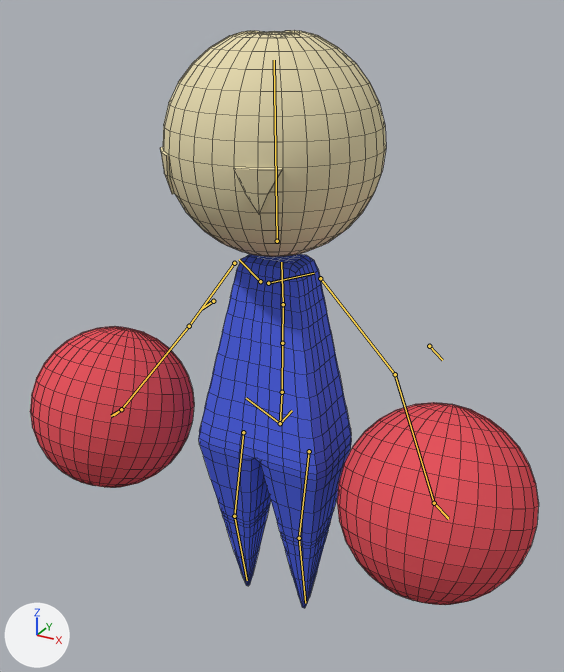
The Blender file WallKick_UnityProject/Assets/Graph - 3D Models/PlayerCharacter/PlayerCharacter.blend: old version first, new version second.
Both versions are drawn from a 50 mm lens placed at (3.51, -6.24, 6.48), pointed at (0.12, -0.08, 3.39). The lights are fixed; the arrows at lower left show +X, +Y and +Z. The bones that bend it are drawn over the model as lines. Mesh edges are drawn as thin lines.

Names of what the first picture shows: 'Body', 'Head', 'LeftPunch', 'RightPunch'.
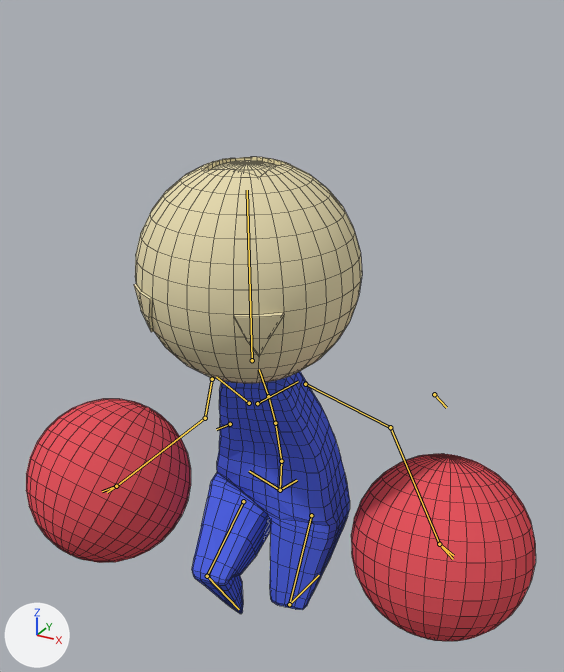
The newer file adds an action. The first version stands in its rest pose; the second is drawn at frame 5 of the action 'Air_DoubleJump'.

Changed parts and their boxes [x1, y1, x2, y2] in the pictures (564 x 672 px):
'Head', posed
    before: [160, 31, 386, 256]
    after: [134, 157, 362, 383]
'Body', posed (31% shorter)
    before: [199, 254, 351, 608]
    after: [192, 371, 350, 614]
'LeftPunch', posed (8% narrower, 7% shorter)
    before: [337, 403, 539, 605]
    after: [351, 454, 536, 641]
'RightPunch', posed
    before: [30, 326, 194, 488]
    after: [26, 399, 191, 563]
bone 'spine', root to tip
    before: (280, 423) to (282, 392)
    after: (280, 490) to (281, 461)
bone 'spine.001', root to tip
    before: (282, 392) to (282, 343)
    after: (281, 461) to (275, 423)
bone 'spine.002', root to tip
    before: (282, 343) to (283, 304)
    after: (275, 423) to (268, 396)
bone 'spine.006', root to tip
    before: (277, 241) to (274, 60)
    after: (252, 360) to (247, 190)
bone 'thigh.L', root to tip
    before: (309, 451) to (299, 538)
    after: (311, 515) to (289, 604)
bone 'shin.L', root to tip
    before: (299, 538) to (305, 603)
    after: (289, 604) to (319, 575)
bone 'thigh.R', root to tip
    before: (243, 432) to (234, 516)
    after: (243, 501) to (207, 576)
bone 'shin.R', root to tip
    before: (234, 516) to (247, 580)
    after: (207, 576) to (239, 609)
bone 'hand_IK.L', root to tip
    before: (434, 503) to (448, 519)
    after: (439, 544) to (453, 559)
bone 'hand_IK.R', root to tip
    before: (121, 409) to (111, 416)
    after: (116, 486) to (102, 491)

Diff of the bpy script that builds the scene:
```diff
--- a/WallKick_UnityProject/Assets/Graph - 3D Models/PlayerCharacter/PlayerCharacter.blend.py
+++ b/WallKick_UnityProject/Assets/Graph - 3D Models/PlayerCharacter/PlayerCharacter.blend.py
@@ bone_spine @@
 bone_spine = bpy.data.objects['metarig'].pose.bones['spine']
-bone_spine.location = (0.0, 0.0, 0.0)
-bone_spine.rotation_quaternion = (1.0, 0.0, 0.0, 0.0)  # degrees (0, 0, 0)
+bone_spine.location = (-0.001, -0.346, -0.043)
+bone_spine.rotation_quaternion = (0.996, 0.003, 0.086, 0.011)  # degrees (0, 10, 1)
@@ bone_spine_001 @@
 bone_spine_001 = bpy.data.objects['metarig'].pose.bones['spine.001']  # child of 'spine'
-bone_spine_001.rotation_quaternion = (1.0, 0.0, 0.0, 0.0)  # degrees (0, 0, 0)
+bone_spine_001.rotation_quaternion = (0.991, 0.126, 0.036, 0.019)  # degrees (15, 4, 3)
@@ bone_spine_002 @@
 bone_spine_002 = bpy.data.objects['metarig'].pose.bones['spine.002']  # child of 'spine.001'
-bone_spine_002.rotation_quaternion = (1.0, 0.0, 0.0, 0.0)  # degrees (0, 0, 0)
+bone_spine_002.rotation_quaternion = (0.997, 0.074, 0.003, 0.014)  # degrees (8, 0, 2)
@@ bone_spine_006 @@
 bone_spine_006 = bpy.data.objects['metarig'].pose.bones['spine.006']  # child of 'spine.003'
-bone_spine_006.rotation_quaternion = (1.0, 0.0, 0.0, 0.0)  # degrees (0, 0, 0)
+bone_spine_006.rotation_quaternion = (0.979, -0.197, -0.009, -0.038)  # degrees (-23, -2, -4)
@@ bone_thigh_l @@
 bone_thigh_l = bpy.data.objects['metarig'].pose.bones['thigh.L']  # child of 'spine'
-bone_thigh_l.rotation_quaternion = (1.0, 0.0, 0.0, 0.0)  # degrees (0, 0, 0)
+bone_thigh_l.rotation_quaternion = (0.979, -0.146, -0.006, 0.047)  # degrees (-17, 0, 6)
@@ bone_shin_l @@
 bone_shin_l = bpy.data.objects['metarig'].pose.bones['shin.L']  # child of 'thigh.L'
-bone_shin_l.rotation_quaternion = (1.0, 0.0, 0.0, 0.0)  # degrees (0, 0, 0)
+bone_shin_l.rotation_quaternion = (0.79, 0.592, -0.053, -0.074)  # degrees (74, 0, -11)
@@ bone_thigh_r @@
 bone_thigh_r = bpy.data.objects['metarig'].pose.bones['thigh.R']  # child of 'spine'
-bone_thigh_r.rotation_quaternion = (1.0, 0.0, 0.0, 0.0)  # degrees (0, 0, 0)
+bone_thigh_r.rotation_quaternion = (0.865, -0.487, -0.022, 0.047)  # degrees (-59, 0, 6)
@@ bone_shin_r @@
 bone_shin_r = bpy.data.objects['metarig'].pose.bones['shin.R']  # child of 'thigh.R'
-bone_shin_r.rotation_quaternion = (1.0, 0.0, 0.0, 0.0)  # degrees (0, 0, 0)
+bone_shin_r.rotation_quaternion = (0.764, 0.636, 0.022, -0.092)  # degrees (79, 9, -7)
@@ bone_hand_ik_l @@
 bone_hand_ik_l = bpy.data.objects['metarig'].pose.bones['hand_IK.L']
-bone_hand_ik_l.location = (0.0, 0.0, 0.0)
+bone_hand_ik_l.location = (0.257, 0.163, -0.185)
@@ bone_hand_ik_r @@
 bone_hand_ik_r = bpy.data.objects['metarig'].pose.bones['hand_IK.R']
-bone_hand_ik_r.location = (0.0, 0.0, 0.0)
-bone_hand_ik_r.rotation_quaternion = (1.0, 0.0, 0.0, 0.0)  # degrees (0, 0, 0)
+bone_hand_ik_r.location = (-0.287, 0.142, 0.147)
+bone_hand_ik_r.rotation_quaternion = (0.963, 0.144, 0.225, -0.038)  # degrees (17, 26, -1)
```
